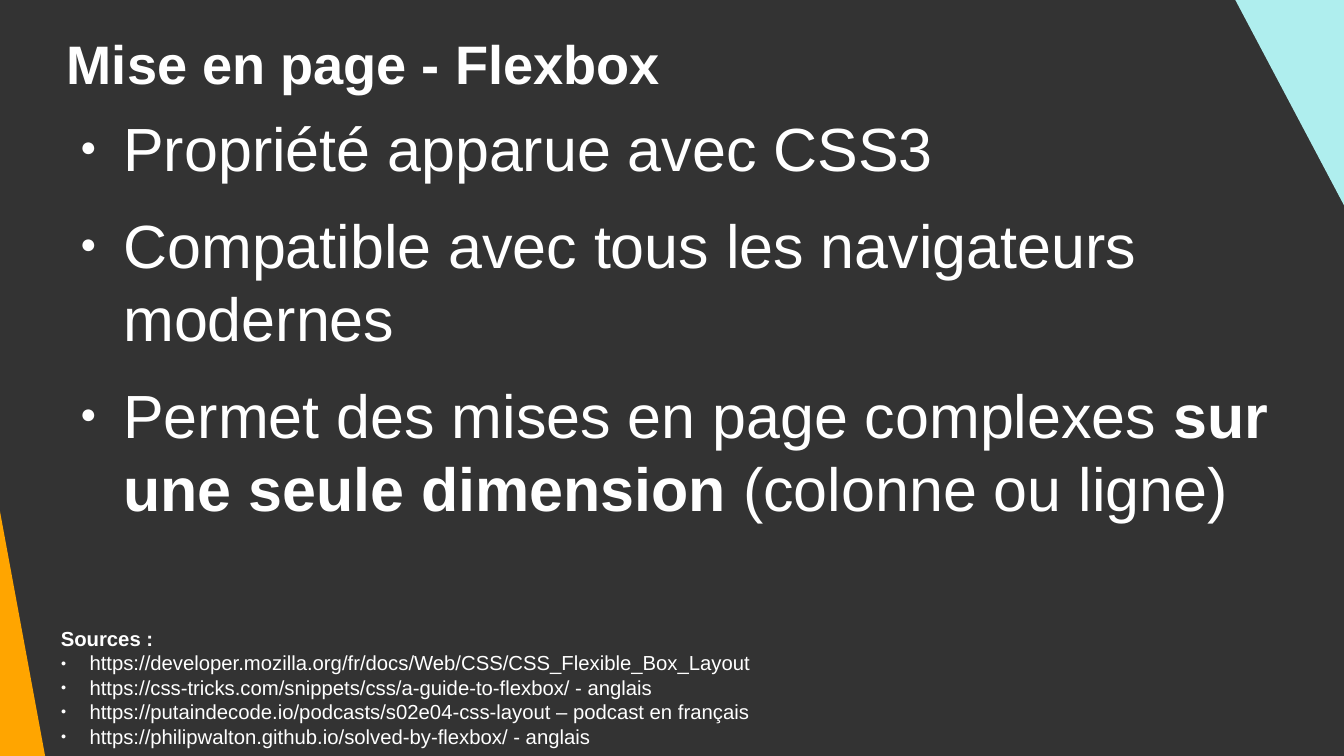
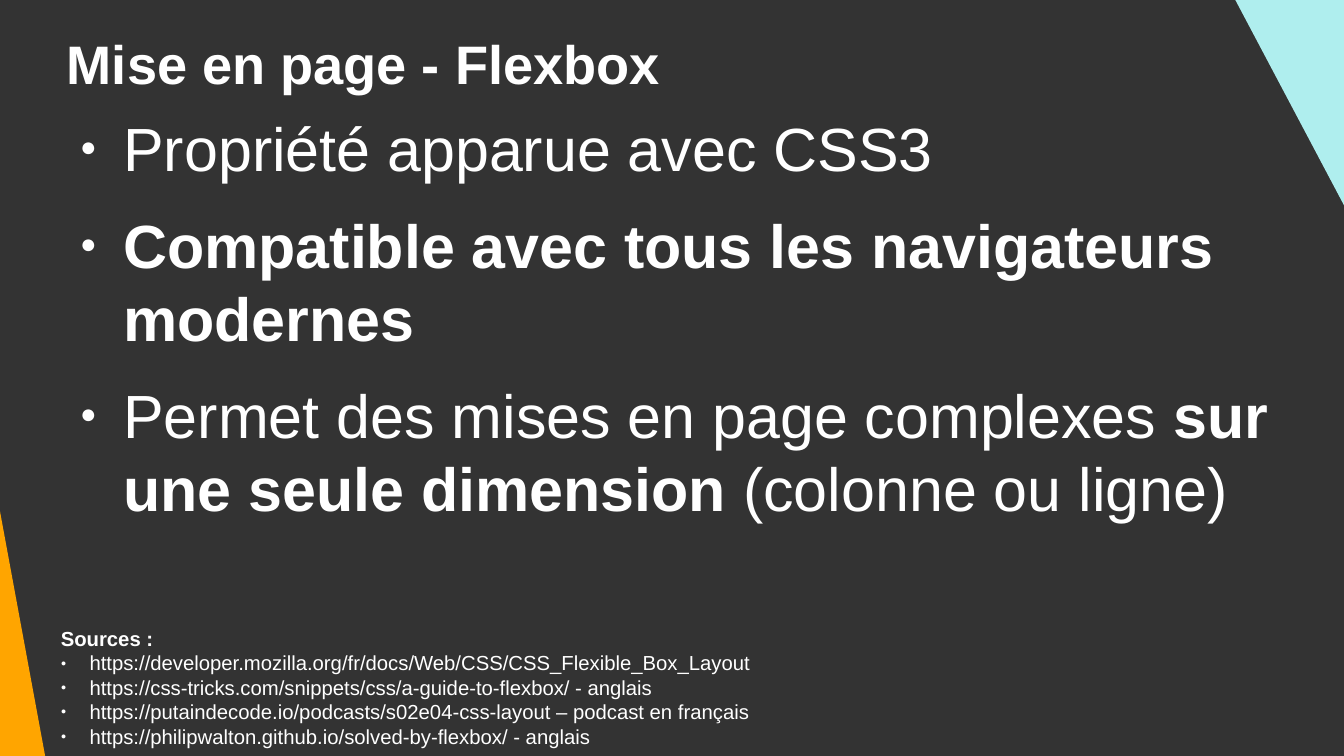
Before and after one commit to DanYellow/cours, a slide deck: slide 9 of integration-web-s1/travaux-pratiques/numero-8/presentation.odp (slide 8 before the commit). Drawn at 1344x756 pixels with LibreOffice and Linux fonts; fonts in the diff are those of the drawing. Boxes give left, top, right and bottom in pixels: in the first picture for what was removed or moved away, otherwise in the second. Text is boxed around its words. In the diff, an @@ line names an element or a change of style, - is before the commit and + after.

Commit message:
Update tp-flexbox@inte-web

```diff
--- a/integration-web-s1/travaux-pratiques/numero-8/presentation.odp
+++ b/integration-web-s1/travaux-pratiques/numero-8/presentation.odp
@@ text at (123, 224, 1213, 342): bold on in "Compatible avec tous les navigateurs modernes" @@
```
Also in this commit, not shown: 5 other slides changed, 2 slides added, 27 other files.
